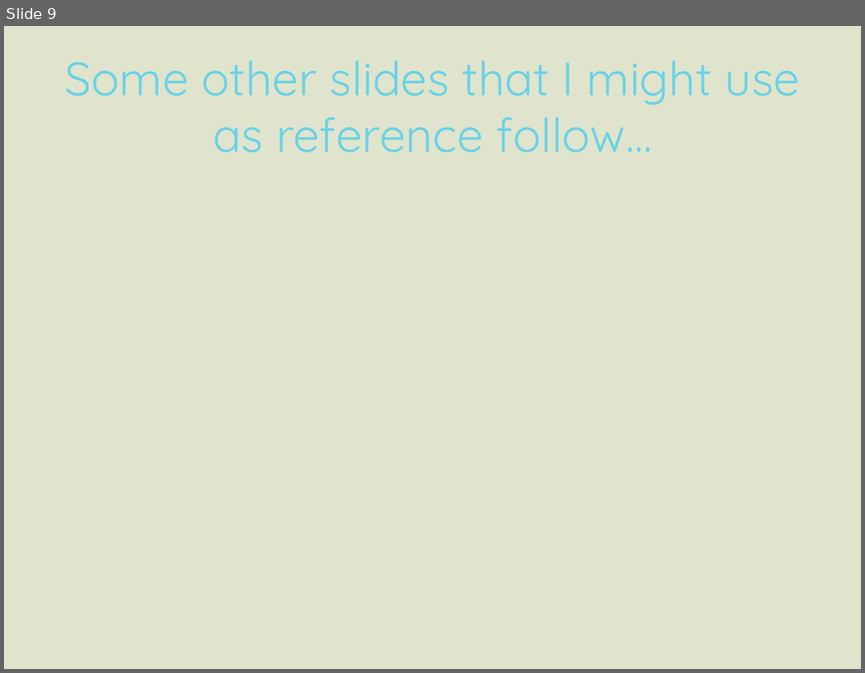
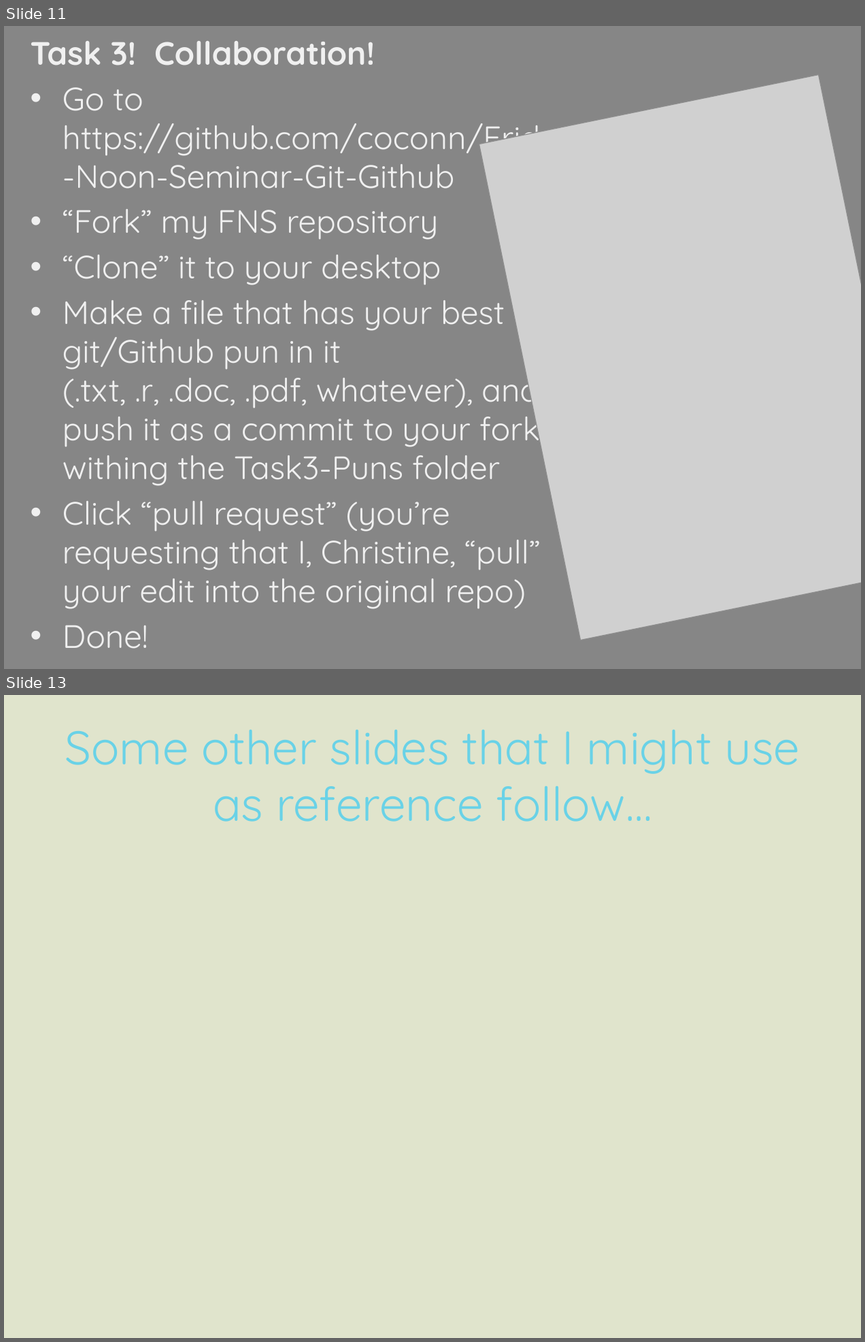
Before and after one commit to coconn/Friday-Noon-Seminar---Git-Github, a slide deck: FNS-13032015-Git-Primer.pptx. Shown one above the other, each under a label of ours: slide 9 before the commit, slides 11 and 13 after it; the slides between them are not shown. The pictures are 865x673 and 865x1342 pixels, drawn with LibreOffice and Linux fonts; fonts in the diff are those of the drawing; grey boxes stand for pictures. Boxes give left, top, right and bottom in pixels: in the first picture for what was removed or moved away, otherwise in the second. Text is boxed around its words. In the diff, an @@ line names an element or a change of style, - is before the commit and + after.

```diff
--- a/FNS-13032015-Git-Primer.pptx
+++ b/FNS-13032015-Git-Primer.pptx
@@ slide 11 added at bbox=[4, 26, 861, 669], background #868686 @@
@@ text added at bbox=[31, 41, 577, 648], 27.2 pt, text #F0F0F0 @@
+Task 3! Collaboration!
+• Go to https://github.com/coconn/Friday-Noon-Seminar-Git-Github
+• “Fork” my FNS repository
+• “Clone” it to your desktop
+• Make a file that has your best git/Github pun in it (.txt, .r, .doc, .pdf, whatever), and push it as a commit to your fork withing the Task3-Puns folder
+• Click “pull request” (you’re requesting that I, Christine, “pull” your edit into the original repo)
+• Done!
@@ picture added at bbox=[479, 74, 861, 639] @@
@@ what was slide 9 is now slide 13 @@
```
Also in this commit, not shown: 1 slide changed, 3 other slides added.
